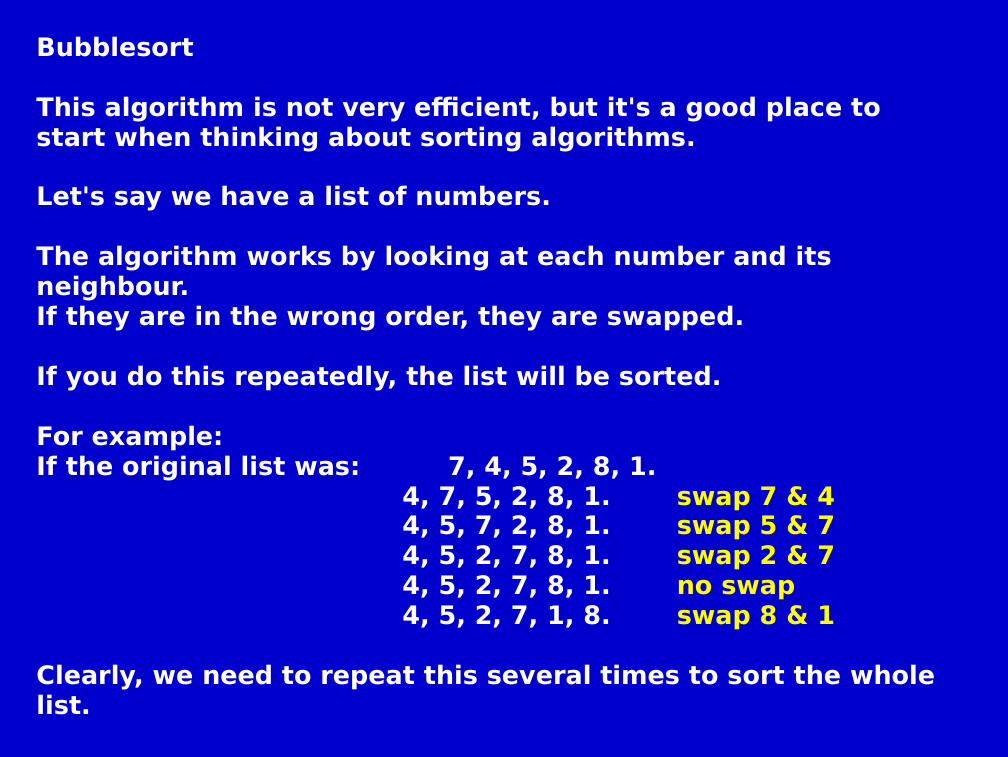
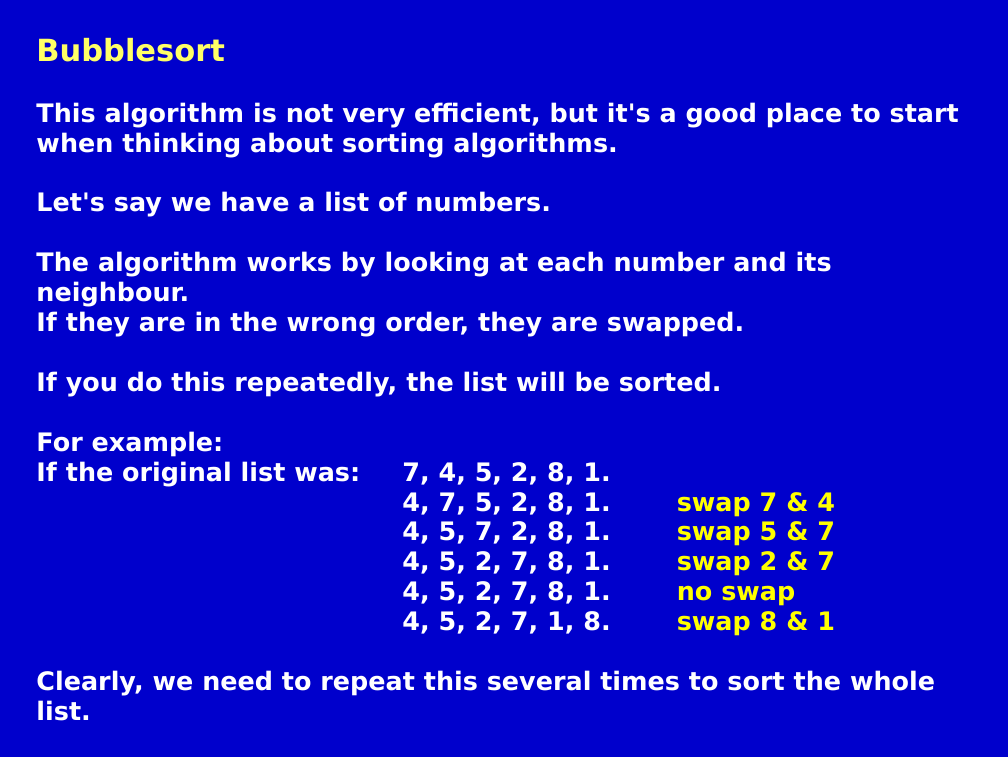
Before and after one commit to m-tranter/cathedral, a slide deck: slide 3 of scratch/scratch7.ppt. Drawn at 1008x757 pixels with LibreOffice and Linux fonts; fonts in the diff are those of the drawing. Boxes give left, top, right and bottom in pixels: in the first picture for what was removed or moved away, otherwise in the second. Text is boxed around its words. In the diff, an @@ line names an element or a change of style, - is before the commit and + after.

```diff
--- a/scratch/scratch7.ppt
+++ b/scratch/scratch7.ppt
@@ text at box(36, 37, 224, 62): size 20 to 24 pt, text colour #FFFFFF to #FFFF66 in "Bubblesort" @@
```
Also in this commit, not shown: 6 other slides changed, 2 other files.
